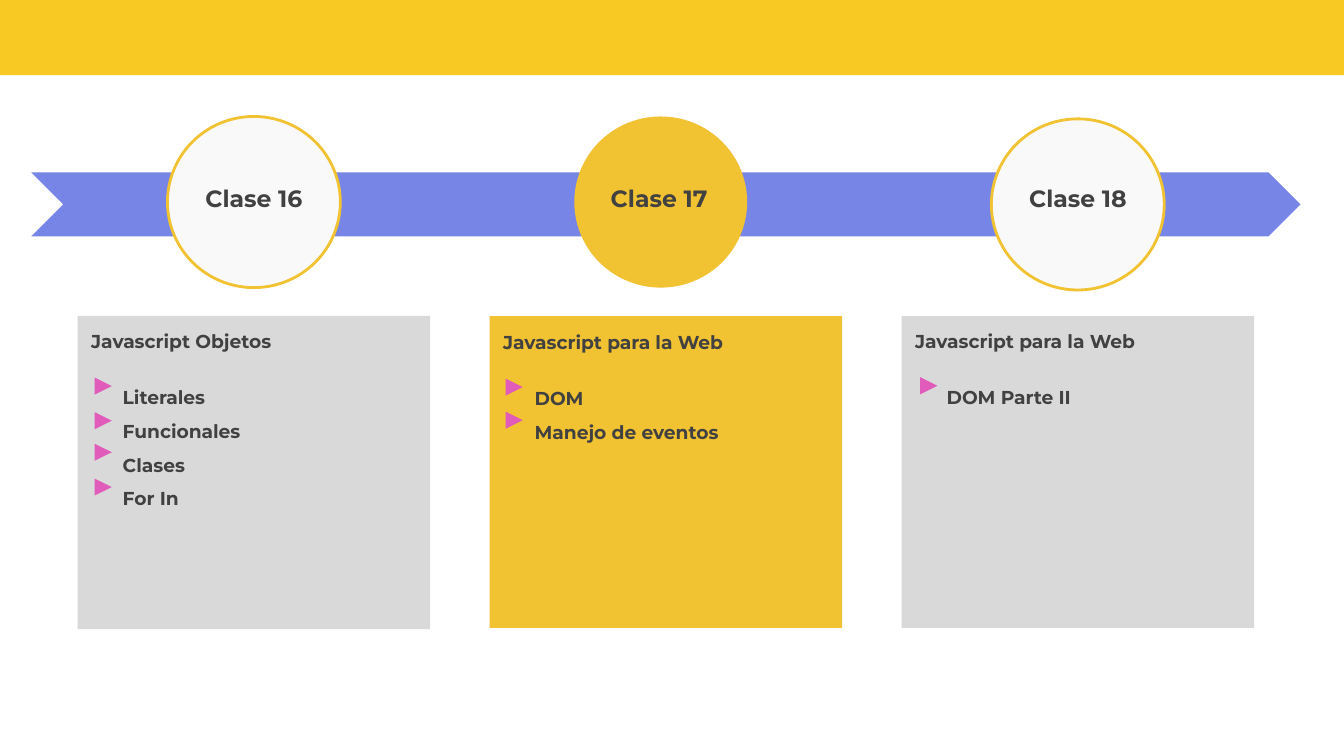
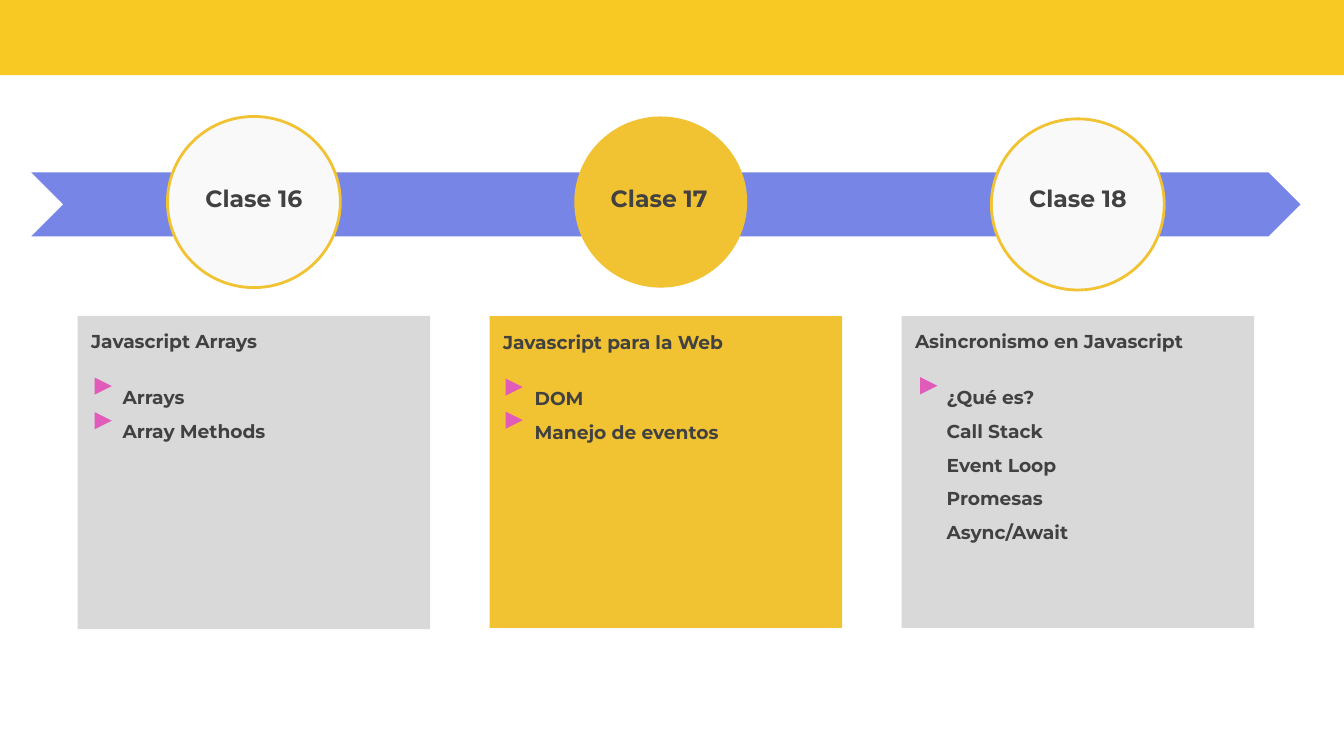
Before and after one commit to DevJumpProf/comision23570, a slide deck: slide 3 of Material Teorico/Clase_17_Javascript_DOM_Eventos/17. Javascript - DOM y Eventos.pptx. Drawn at 1344x756 pixels with LibreOffice and Linux fonts; fonts in the diff are those of the drawing; background and template pictures are left out. Boxes give left, top, right and bottom in pixels: in the first picture for what was removed or moved away, otherwise in the second. Text is boxed around its words. In the diff, an @@ line names an element or a change of style, - is before the commit and + after.

Commit message:
clase del dia

```diff
--- a/Material Teorico/Clase_17_Javascript_DOM_Eventos/17. Javascript - DOM y Eventos.pptx
+++ b/Material Teorico/Clase_17_Javascript_DOM_Eventos/17. Javascript - DOM y Eventos.pptx
@@ title at [91,333,265,442]: text changed @@
-Javascript Objetos
-Literales
-Funcionales
-Clases
-For In
+Javascript Arrays
+Arrays
+Array Methods
@@ title at [915,333,1183,543]: text changed @@
-Javascript para la Web
-DOM Parte II
+Asincronismo en Javascript
+¿Qué es?
+Call Stack
+Event Loop
+Promesas
+Async/Await
@@ triangle removed at [95,444,113,461] @@
@@ triangle removed at [95,478,113,496] @@
```
Also in this commit, not shown: 58 other files.
